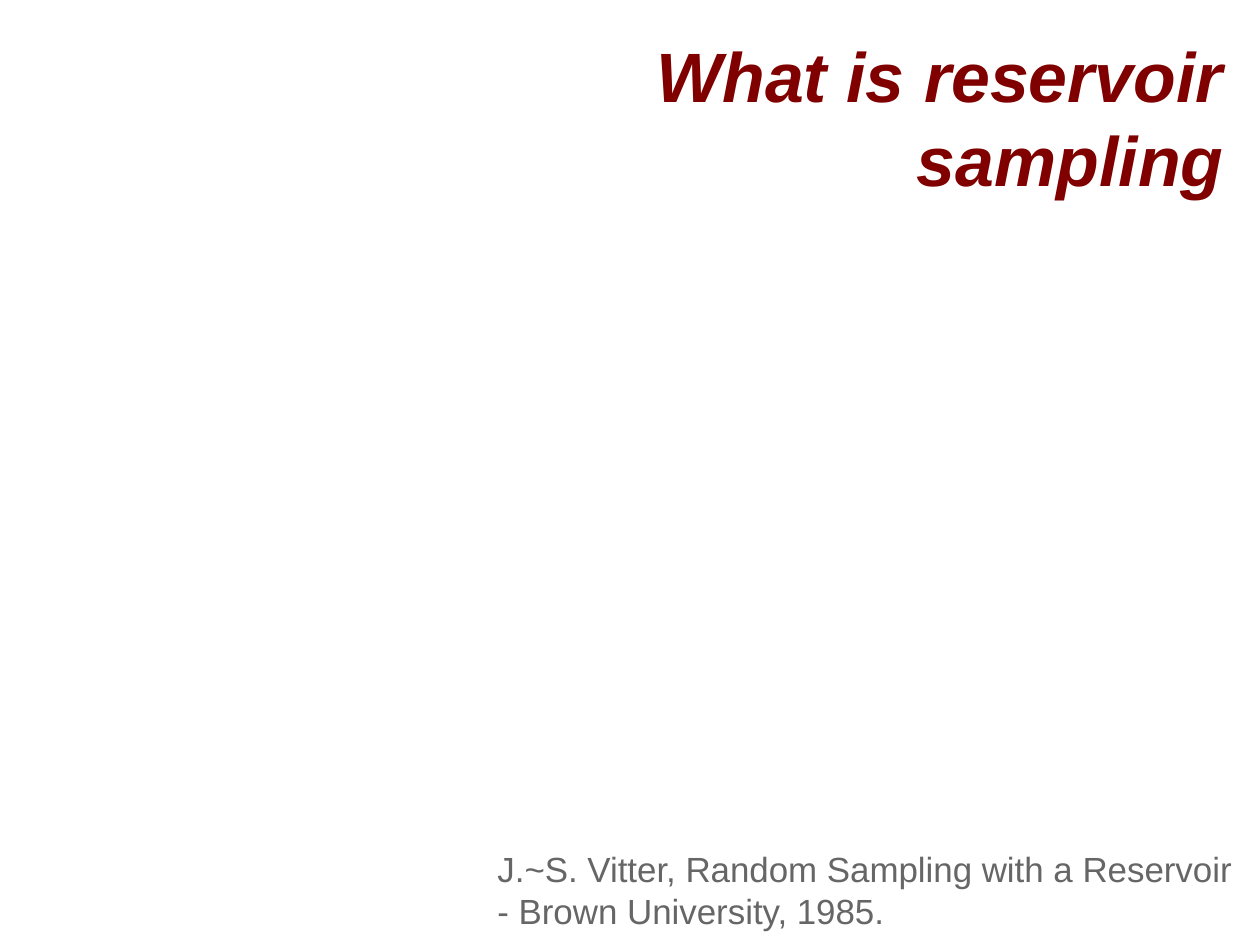
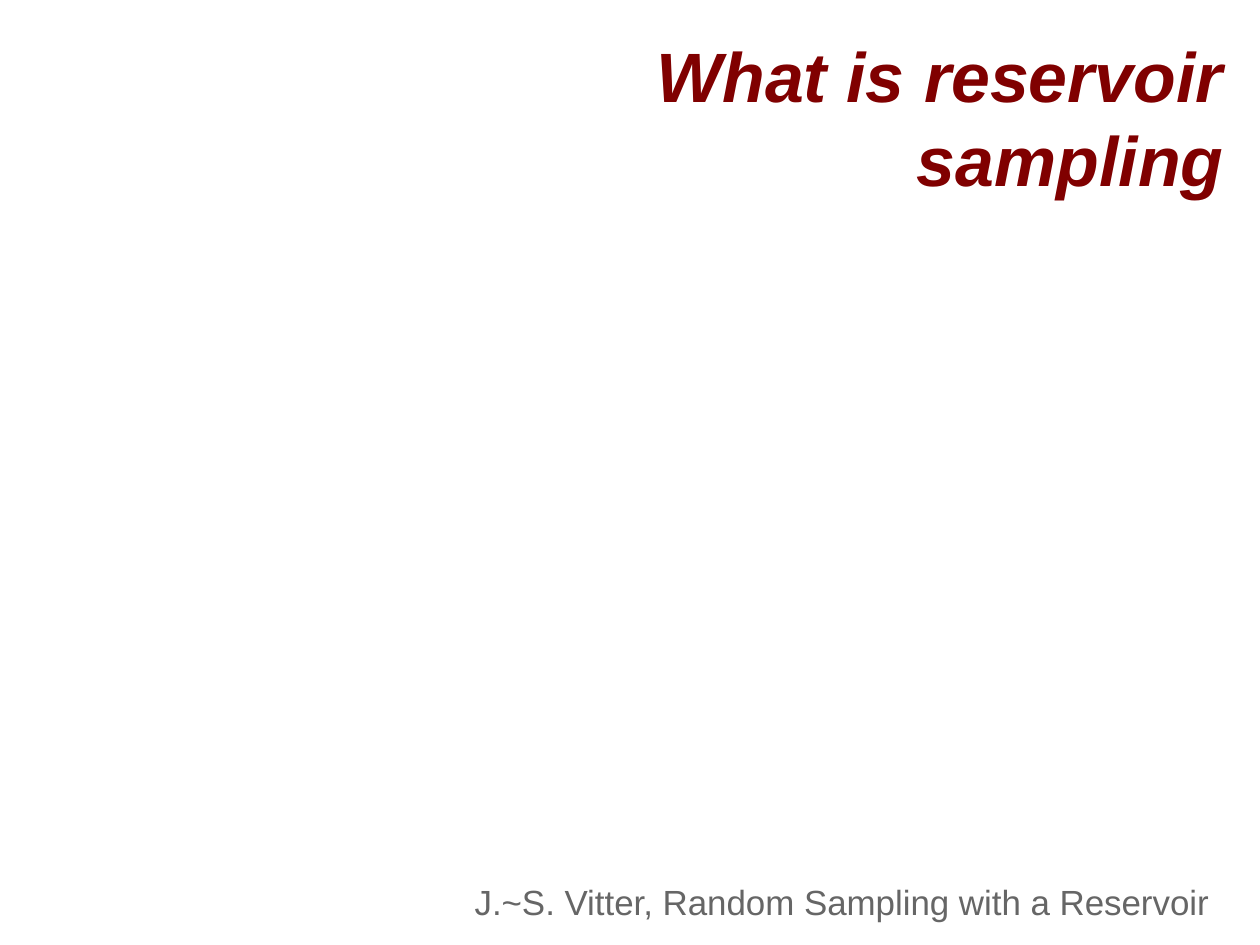
Before and after one commit to anze3db/ReservoirSampling, a slide deck: slide 2 of pres.odp. Drawn at 1260x945 pixels with LibreOffice and Linux fonts; fonts in the diff are those of the drawing; background and template pictures are left out. Boxes give left, top, right and bottom in pixels: in the first picture for what was removed or moved away, otherwise in the second. Text is boxed around its words. In the diff, an @@ line names an element or a change of style, - is before the commit and + after.

```diff
--- a/pres.odp
+++ b/pres.odp
@@ text "J.~S. Vitter, Random Sampling with ...": place and size @@
-text "J.~S. Vitter, Random Sampling with ..." at [497,856,1232,931]
+text "J.~S. Vitter, Random Sampling with ..." at [475,889,1209,921]
@@ text at [519,898,884,931]: paragraph removed @@
-- Brown University, 1985.
```
Also in this commit, not shown: 4 other slides changed.
